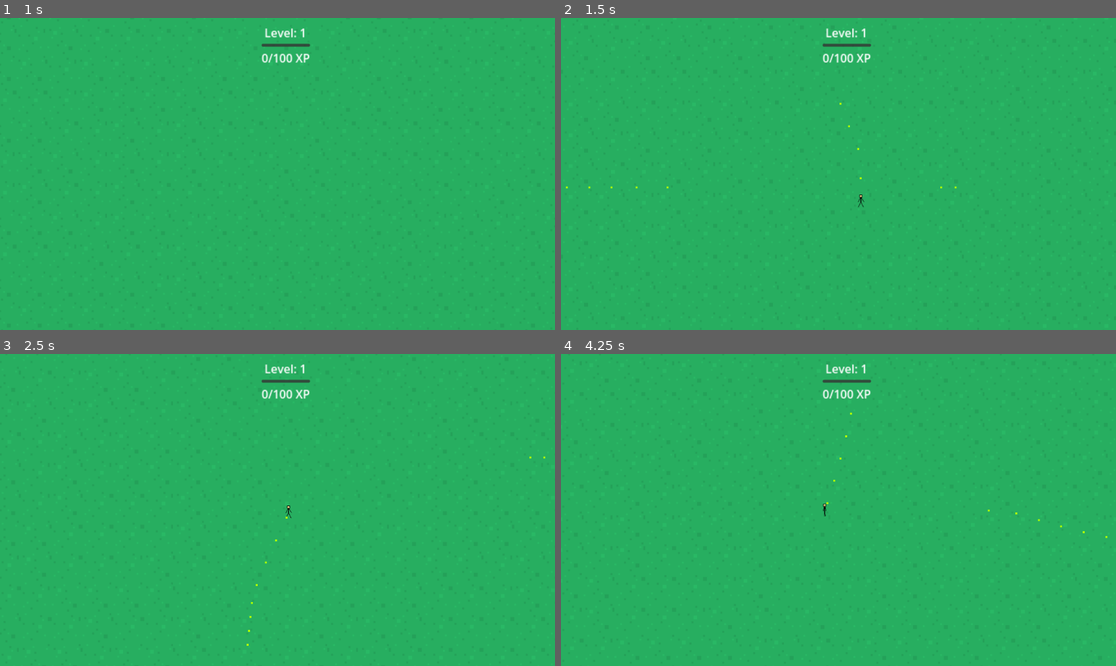
Above: before the commit, frames 1-4 (two rows, left to right).
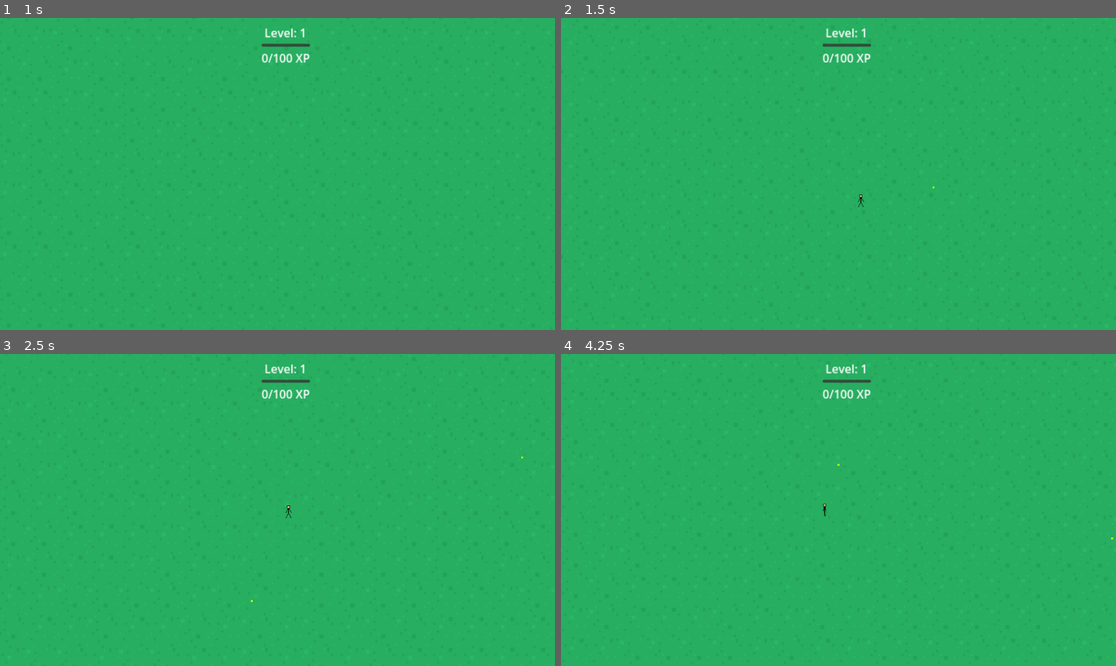
Above: after the commit, the same moments.

Repository: Sephon/PowerupSlayer
Game: Godot game, scene res://scenes/Main.tscn
Same seed, same stepped clock (60 frames per second), same inputs: the game is played once before the commit and once after it.
Inputs:
- Up to frame 1 (1 s): tap Enter at 0.5, 0.6 s; hold D (move_right) from 0.53 s (still down)
- Up to frame 2 (1.5 s): release D (move_right) at 1.28 s; hold S (move_down) from 1.28 s (still down); tap Enter at 1.35 s
- Up to frame 3 (2.5 s): release S (move_down) at 2.03 s; hold D (move_right) from 2.03 s (still down); tap Enter at 2.1 s
- Up to frame 4 (4.25 s): tap Space at 2.75 s; release D (move_right) at 2.78 s; hold W (move_up) 2.78-3.53 s; tap Enter at 2.85, 3.6 s; hold A (move_left) from 3.53 s (still down)

Frame 1 is identical in both runs. In frame 2, less than 0.1% of the frame differs, in the area x 0-72%, y 27-55%; in frame 3, less than 0.1%; in frame 4, less than 0.1%.

Commit message:
Added explosion and fixed a few issues with colission when enemies die

Diff:
--- /dev/null
+++ b/powerupslayer/scenes/DisintegrationEffect.tscn
@@ -0,0 +1,26 @@
+[gd_scene load_steps=3 format=3 uid="uid://bolhdicvi7v4g"]
+
+[ext_resource type="Script" path="res://scripts/DisintegrationEffect.gd" id="1_2u4vx"]
+
+[sub_resource type="ParticleProcessMaterial" id="ParticleProcessMaterial_1"]
+particle_flag_disable_z = true
+direction = Vector3(0, -1, 0)
+spread = 180.0
+initial_velocity_min = 50.0
+initial_velocity_max = 100.0
+gravity = Vector3(0, 0, 0)
+scale_min = 2.0
+scale_max = 4.0
+
+[node name="DisintegrationEffect" type="Node2D"]
+script = ExtResource("1_2u4vx")
+
+[node name="Particles" type="GPUParticles2D" parent="."]
+emitting = false
+amount = 50
+process_material = SubResource("ParticleProcessMaterial_1")
+lifetime = 1.5
+one_shot = true
+explosiveness = 0.8
+randomness = 0.2
+fixed_fps = 0
--- /dev/null
+++ b/powerupslayer/scripts/DisintegrationEffect.gd
@@ -0,0 +1,101 @@
+extends Node2D
+
+@onready var particles: GPUParticles2D = $Particles
+
+func _ready():
+	# Start emitting particles
+	particles.emitting = true
+
+	# Queue free after particles are done
+	await get_tree().create_timer(particles.lifetime + 0.1).timeout
+	queue_free()
+
+func sample_colors_from_sprite(sprite: Sprite2D) -> Array[Color]:
+	var colors: Array[Color] = []
+	var texture = sprite.texture
+
+	# Get the image data
+	var image = texture.get_image()
+
+	# Sample colors from different points in the sprite
+	var points = [
+		Vector2(0.25, 0.25),  # Top-left quarter
+		Vector2(0.75, 0.25),  # Top-right quarter
+		Vector2(0.25, 0.75),  # Bottom-left quarter
+		Vector2(0.75, 0.75),  # Bottom-right quarter
+		Vector2(0.5, 0.5),    # Center
+	]
+
+	for point in points:
+		var pixel_pos = Vector2(
+			int(point.x * image.get_width()),
+			int(point.y * image.get_height())
+		)
+		var color = image.get_pixel(pixel_pos.x, pixel_pos.y)
+		if color.a > 0.1:  # Only add non-transparent colors
+			colors.append(color)
+
+	# If no colors were sampled (transparent sprite), use white
+	if colors.is_empty():
+		colors.append(Color(1, 1, 1, 1))
+
+	return colors
+
+func setup_from_sprite(sprite: Sprite2D):
+	# Create a tiny square texture for particles
+	var image = Image.create(2, 2, false, Image.FORMAT_RGBA8)
+	image.fill(Color(1, 1, 1, 1))
+	var particle_texture = ImageTexture.create_from_image(image)
+
+	# Sample colors from the sprite
+	var colors = sample_colors_from_sprite(sprite)
+
+	# Create a new particle material
+	var material = ParticleProcessMaterial.new()
+
+	# Set up the material properties
+	material.particle_flag_disable_z = true
+	material.direction = Vector3(0, 0, 0)  # Random direction
+	material.spread = 360.0  # Full spread
+	material.gravity = Vector3(0, 0, 0)
+
+	# More randomized velocity
+	material.initial_velocity_min = 150.0
+	material.initial_velocity_max = 300.0
+	material.angular_velocity_min = -2.0
+	material.angular_velocity_max = 2.0
+
+	# Smaller particles
+	material.scale_min = 0.5
+	material.scale_max = 1.0
+
+	# Create a color ramp that uses the sampled colors
+	var gradient = Gradient.new()
+	var num_points = 4
+	for i in range(num_points):
+		var t = float(i) / (num_points - 1)
+		var color = colors[randi() % colors.size()]
+		gradient.add_point(t * 0.3, color)  # First 30% of lifetime
+	gradient.add_point(1.0, Color(1, 1, 1, 0))  # Fade to transparent
+	material.color_ramp = gradient
+
+	# Set the texture and material
+	particles.texture = particle_texture
+	particles.process_material = material
+
+	# Set the emission box to match the sprite's size
+	var sprite_size = Vector2(sprite.texture.get_width(), sprite.texture.get_height())
+	material.emission_box_extents = Vector3(sprite_size.x/2.0, sprite_size.y/2.0, 0)
+
+	# More particles for better effect
+	var sprite_area = sprite_size.x * sprite_size.y
+	particles.amount = min(200, max(50, int(sprite_area / 25)))  # Increased particle count
+
+	# Set particle properties
+	particles.lifetime = 0.8  # Shorter lifetime
+	particles.explosiveness = 0.95  # More explosive
+	particles.randomness = 0.4  # More random
+	particles.one_shot = true
+	particles.fixed_fps = 0
+	particles.fract_delta = true
+	particles.interpolate = true
--- /dev/null
+++ b/powerupslayer/scripts/Enemy.gd
@@ -0,0 +1,92 @@
+extends CharacterBody2D
+
+@export var speed = 100.0
+@export var health = 100.0
+@export var damage = 10.0
+@export var attack_cooldown = 1.0
+@export var attack_range = 200.0
+
+@onready var sprite = $Sprite2D
+@onready var animation_player = $AnimationPlayer
+@onready var attack_timer = $AttackTimer
+@onready var collision_shape = $CollisionShape2D
+@onready var detection_area = $DetectionArea
+
+var is_dead = false
+var player = null
+
+func _ready():
+	attack_timer.wait_time = attack_cooldown
+	attack_timer.start()
+
+func _physics_process(delta):
+	if is_dead:
+		return
+
+	if player:
+		var direction = (player.global_position - global_position).normalized()
+		var distance = global_position.distance_to(player.global_position)
+
+		if distance > attack_range:
+			velocity = direction * speed
+		else:
+			velocity = Vector2.ZERO
+
+		move_and_slide()
+
+		# Update sprite direction
+		if direction.x != 0:
+			sprite.flip_h = direction.x < 0
+
+func take_damage(amount):
+	if is_dead:
+		return
+
+	health -= amount
+	if health <= 0:
+		die()
+
+func die():
+	if is_dead:
+		return
+
+	is_dead = true
+
+	# Immediately remove from groups and disable all interactions
+	remove_from_group("enemies")
+	collision_shape.set_deferred("disabled", true)
+	detection_area.set_deferred("monitoring", false)
+	detection_area.set_deferred("monitorable", false)
+
+	# Stop all timers and processes
+	attack_timer.stop()
+	set_physics_process(false)
+
+	# Create disintegration effect
+	var effect = preload("res://scenes/DisintegrationEffect.tscn").instantiate()
+	effect.global_position = global_position
+	get_tree().current_scene.add_child(effect)
+	effect.setup_from_sprite(sprite)
+
+	# Hide the sprite and disable all other nodes
+	sprite.visible = false
+	player = null
+
+	# Queue free immediately - the effect will handle its own lifetime
+	queue_free()
+
+func _on_attack_timer_timeout():
+	if is_dead or not player:
+		return
+
+	var distance = global_position.distance_to(player.global_position)
+	if distance <= attack_range:
+		player.take_damage(damage)
+
+func _on_detection_area_body_entered(body):
+	if body.is_in_group("player"):
+		player = body
+
+func _on_detection_area_body_exited(body):
+	if body == player:
+		player = null
--- /dev/null
+++ b/powerupslayer/scripts/bullet_projectile.gd
@@ -0,0 +1,6 @@
+extends Area2D
+
+func _on_body_entered(body):
+	if body.has_method("take_damage") and body.get_actor_name() != "PLAYER" and body.has_method("is_damageable") and body.is_damageable() == true:
+		body.take_damage(damage, is_crit)
+		queue_free()
--- a/powerupslayer/scripts/enemy/enemy.gd
+++ b/powerupslayer/scripts/enemy/enemy.gd
@@ -13,6 +13,7 @@
 var base_rotation: float
 var animation_tween: Tween
 var is_paused: bool = false
+var is_dying: bool = false
 
 func _ready():
 	health = max_health
@@ -47,7 +48,7 @@
 	animation_tween.parallel().tween_property(sprite, "rotation", base_rotation - rotation_variation, animation_duration/2)
 
 func _physics_process(_delta):
-	if is_paused:
+	if is_paused or is_dying:
 		return
 
 	if not target:
@@ -70,7 +71,7 @@
 	return null
 
 func attack():
-	if is_paused:
+	if is_paused or is_dying:
 		return
 
 	if target.has_method("take_damage"):
@@ -79,7 +80,13 @@
 		await get_tree().create_timer(attack_cooldown).timeout
 		can_attack = true
 
+func is_damageable():
+	return not is_dying
+
 func take_damage(amount: float, is_crit: bool = false):
+	if is_dying:
+		return
+
 	health -= amount
 	show_floating_damage(amount, is_crit)
 	if health <= 0:
@@ -97,8 +104,31 @@
 	return "ENEMY"
 
 func die():
+	if is_dying:
+		return
+
+	is_dying = true
+
+	# Stop all animations and movement
+	if animation_tween:
+		animation_tween.kill()
+
+	# Create disintegration effect
+	var effect_scene = load("res://scenes/DisintegrationEffect.tscn")
+	var effect = effect_scene.instantiate()
+	get_tree().current_scene.add_child(effect)
+	effect.global_position = global_position
+	effect.setup_from_sprite(sprite)
+
+	# Hide the original sprite
+	sprite.visible = false
+
+	# Spawn XP powerup
 	spawn_xp_powerup()
-	queue_free()  # Basic death handling
+
+	# Wait for effect to finish before removing the enemy
+	await get_tree().create_timer(1.6).timeout
+	queue_free()
 
 func spawn_xp_powerup():
 	var xp_scene = preload("res://scenes/XPPowerup.tscn")
--- a/powerupslayer/scripts/enemy/enemymanager.gd
+++ b/powerupslayer/scripts/enemy/enemymanager.gd
@@ -13,7 +13,7 @@
 	var closest = null
 	var min_dist = INF
 	for enemy in enemies:
-		if not is_instance_valid(enemy):
+		if not is_instance_valid(enemy) or enemy.is_dying:
 			continue
 		var dist = pos.distance_to(enemy.global_position)
 		if dist < min_dist:
--- a/powerupslayer/scripts/player/health_bar.gd
+++ b/powerupslayer/scripts/player/health_bar.gd
@@ -20,7 +20,7 @@
 	# Update the health bar width
 	var health_width = 38.0 * health_percent  # 38 is the full width (19 * 2)
 	health_bar.size.x = health_width
-	health_bar.position.x = -19.0 + (health_width / 2.0)
+	#health_bar.position.x = -19.0 + (health_width / 2.0)
 
 	# Show/hide based on health
 	if current_health < max_health:
--- a/powerupslayer/scripts/weapon/bullet.gd
+++ b/powerupslayer/scripts/weapon/bullet.gd
@@ -2,7 +2,7 @@
 
 func _ready():
 	weapon_type = "bullet"
-	cooldown = .1
+	cooldown = 1.0
 	damage = 20.0
 	projectile_scene = load("res://scenes/bullet.tscn")
 	fire_rate = 1.0
--- a/powerupslayer/scripts/weapon/bullet_projectile.gd
+++ b/powerupslayer/scripts/weapon/bullet_projectile.gd
@@ -1,4 +1,6 @@
 extends Area2D
+
+const Enemy = preload("res://scripts/Enemy.gd")
 
 var speed := 400.0
 var damage := 20.0
@@ -14,7 +16,7 @@
 	position += velocity * delta
 
 func _on_body_entered(body):
-	if body.has_method("take_damage") and body.get_actor_name() != "PLAYER":
+	if body.has_method("take_damage") and body.get_actor_name() != "PLAYER" and body.has_method("is_damageable") and body.is_damageable() == true:
 		body.take_damage(damage, is_crit)
 		queue_free()
 
Not shown: 1 places in powerupslayer/scenes/WeaponSelection.tscn that only renumber resources
